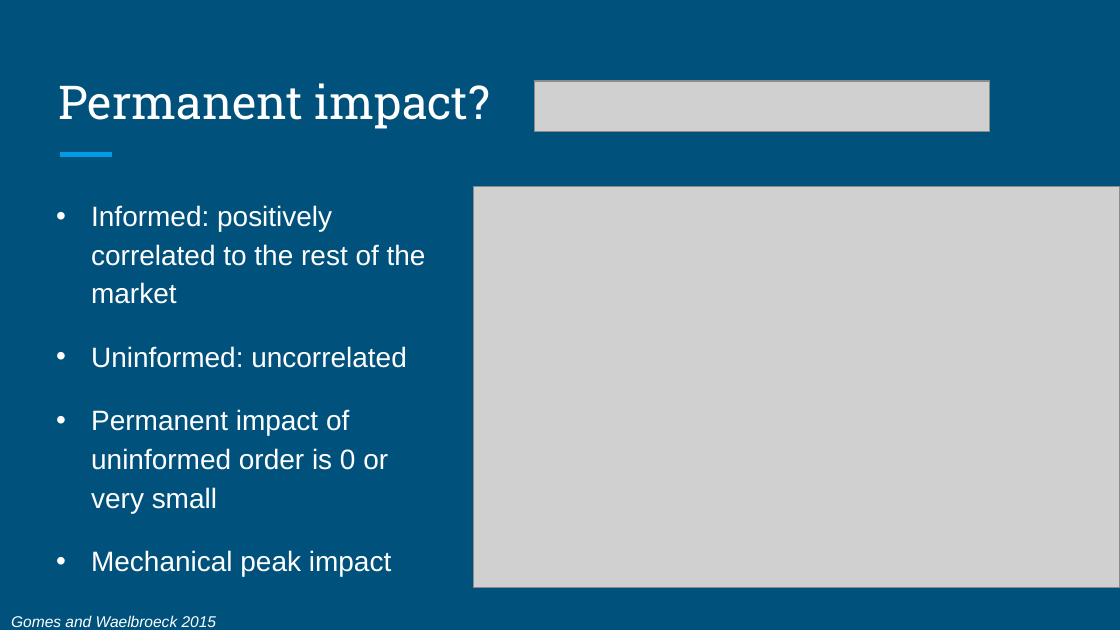
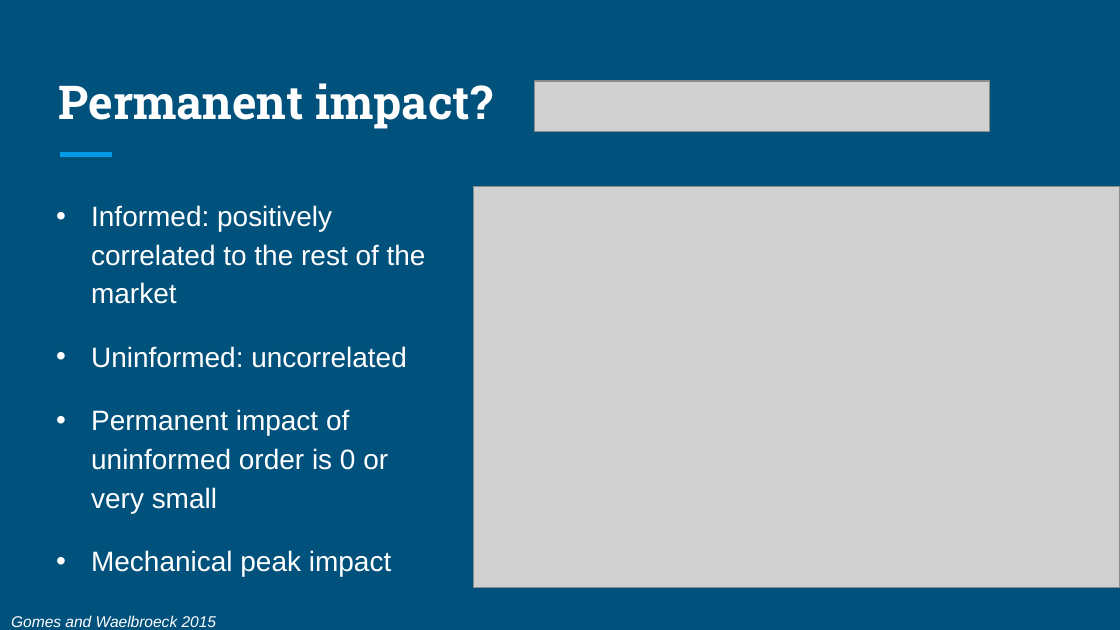
Before and after one commit to noisyoscillator/MTH9879_Market_Microstructure, a slide deck: slide 5 of HW/Presentation/MTH9879-Presentation #4.pptx (slide 6 before the commit). Drawn at 1120x630 pixels with LibreOffice and Linux fonts; fonts in the diff are those of the drawing; grey boxes stand for pictures. Boxes give left, top, right and bottom in pixels: in the first picture for what was removed or moved away, otherwise in the second. Text is boxed around its words. In the diff, an @@ line names an element or a change of style, - is before the commit and + after.

```diff
--- a/HW/Presentation/MTH9879-Presentation #4.pptx
+++ b/HW/Presentation/MTH9879-Presentation #4.pptx
@@ title "Permanent impact?" at box(59, 83, 492, 129): bold on @@
```
Also in this commit, not shown: 5 other slides changed, 1 slide removed, 3 other files.
